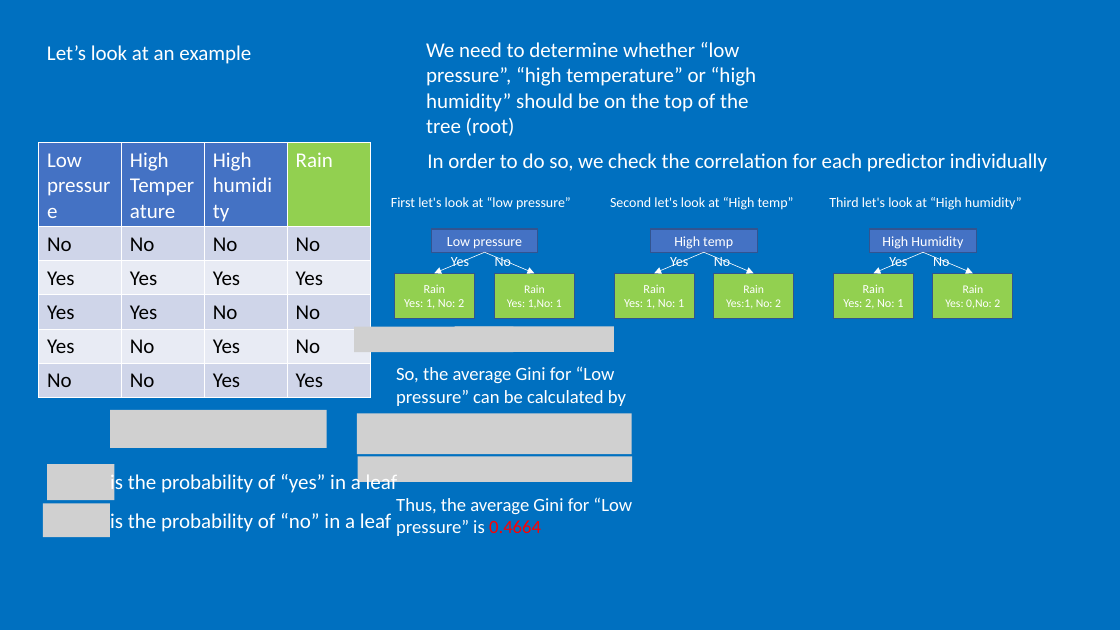
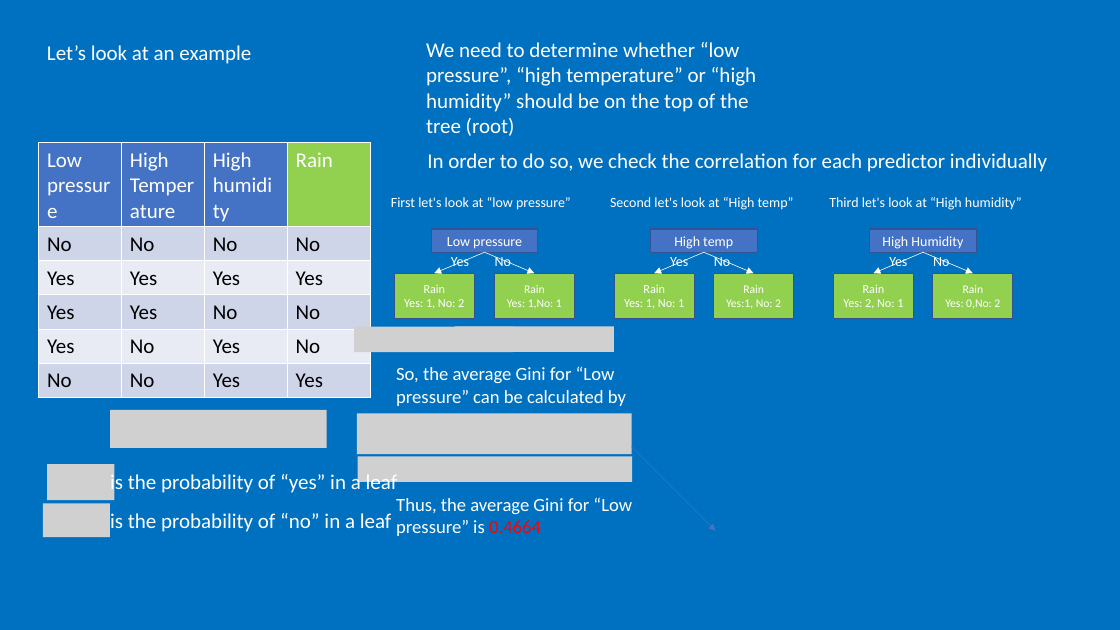
Before and after one commit to jzanetti/Sijin_ML, a slide deck: slide 11 of docs/source/decision_tree/slides/dt_classification.pptx (slide 10 before the commit). Drawn at 1120x630 pixels with LibreOffice and Linux fonts; fonts in the diff are those of the drawing; grey boxes stand for pictures. Boxes give left, top, right and bottom in pixels: in the first picture for what was removed or moved away, otherwise in the second. Text is boxed around its words. In the diff, an @@ line names an element or a change of style, - is before the commit and + after.

```diff
--- a/docs/source/decision_tree/slides/dt_classification.pptx
+++ b/docs/source/decision_tree/slides/dt_classification.pptx
@@ arrow added from (632, 447) to (716, 531), #4472C4 0.5 pt @@
```
Also in this commit, not shown: 3 other slides changed, 2 slides added, 4 other files.
